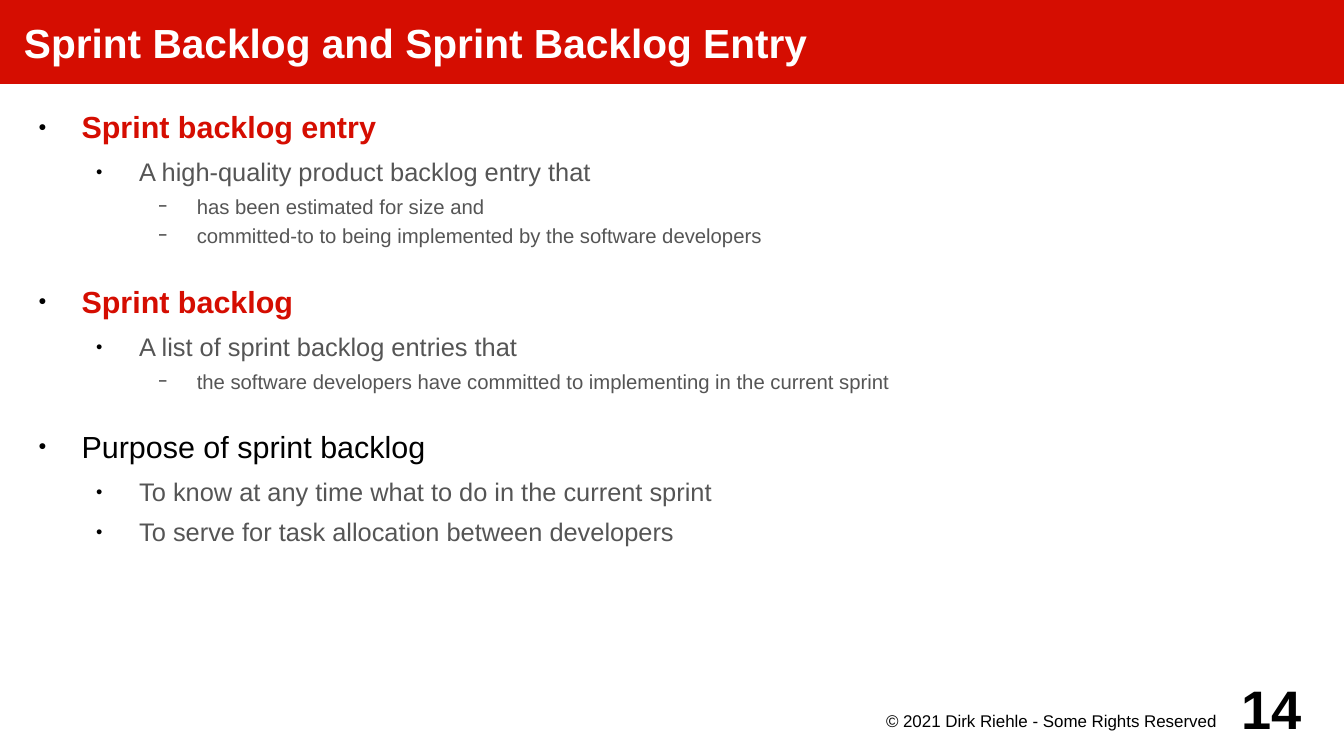
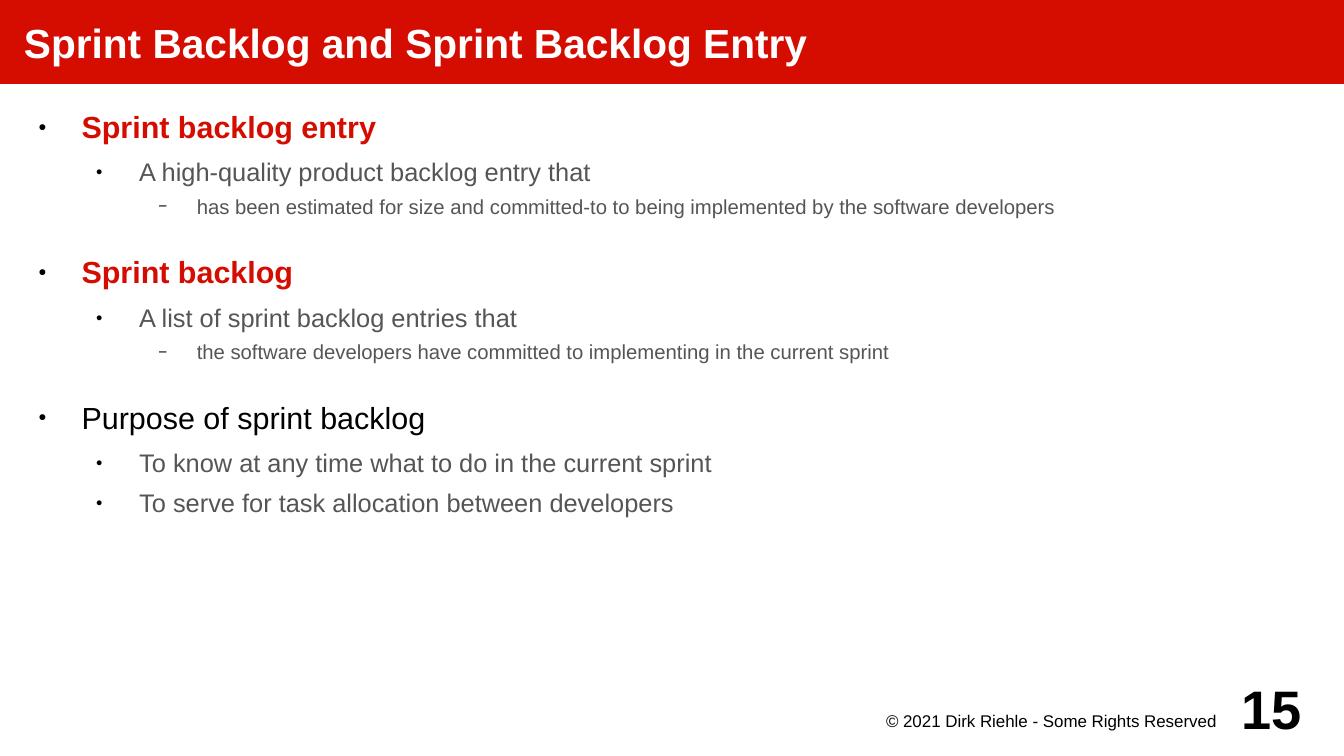
Before and after one commit to dirkriehle/amos-course, a slide deck: slide 15 of Lecture slides/AMOS B02 - Tools and Artifacts.odp (slide 14 before the commit). Drawn at 1344x756 pixels with LibreOffice and Linux fonts; fonts in the diff are those of the drawing. Boxes give left, top, right and bottom in pixels: in the first picture for what was removed or moved away, otherwise in the second. Text is boxed around its words. In the diff, an @@ line names an element or a change of style, - is before the commit and + after.

```diff
--- a/Lecture slides/AMOS B02 - Tools and Artifacts.odp
+++ b/Lecture slides/AMOS B02 - Tools and Artifacts.odp
@@ text at [197,199,1054,218]: text changed @@
-    − has been estimated for size and
-    − committed-to to being implemented by the software developers
+    − has been estimated for size and committed-to to being implemented by the software developers
@@ page number at [1242,691,1302,730]: text changed @@
-14
+15
```
Also in this commit, not shown: 8 other slides changed, 1 slide added, 20 other files.
